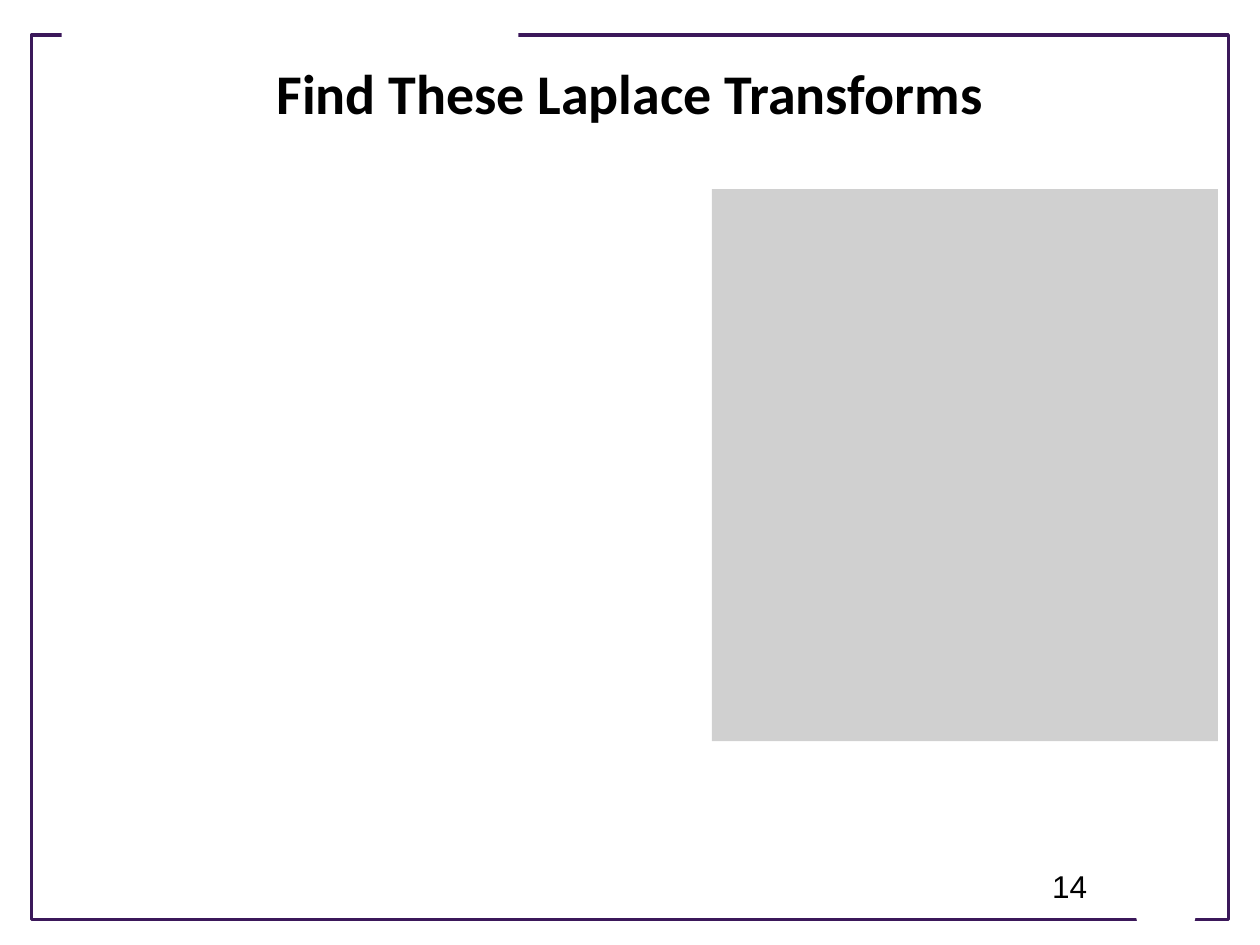
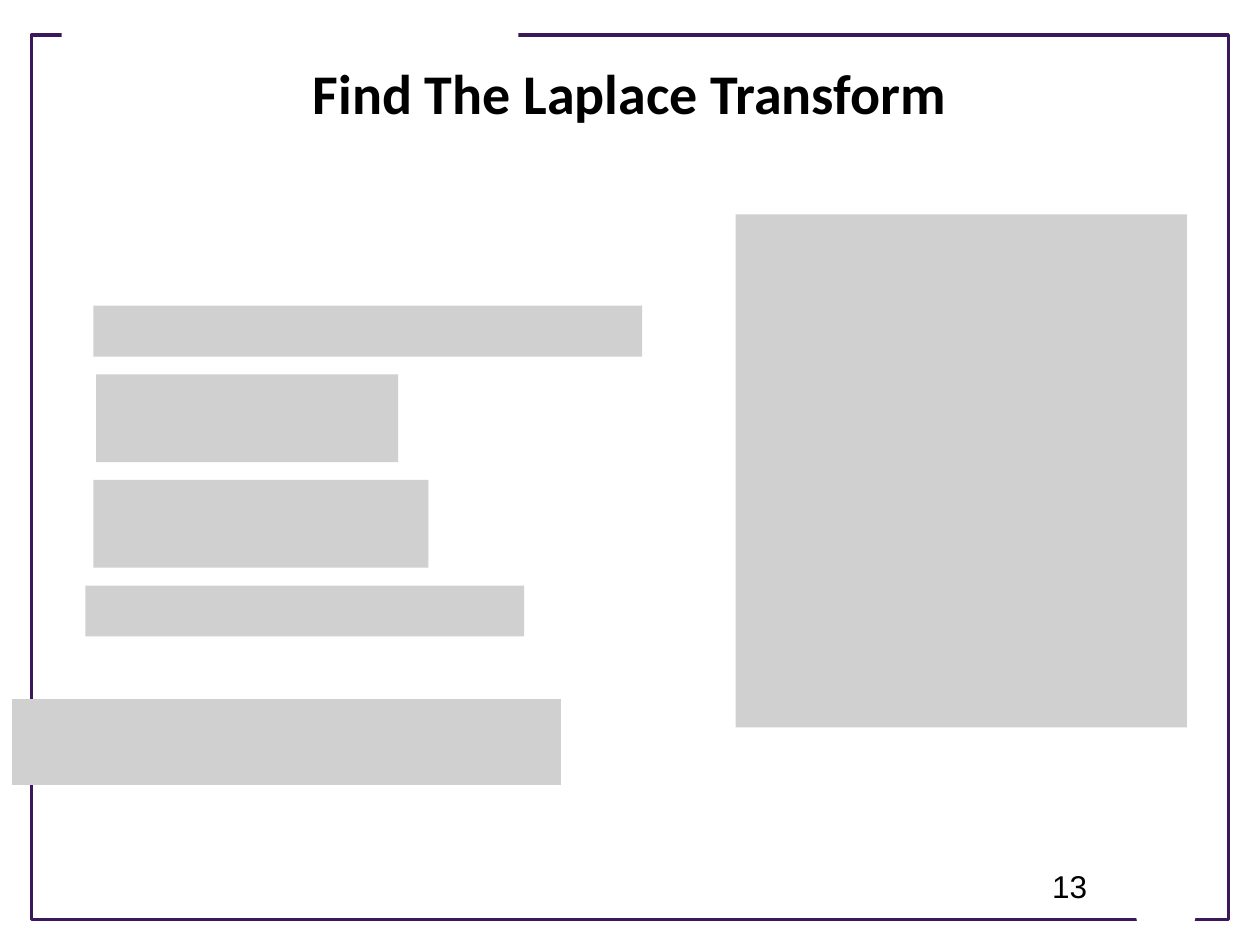
Before and after one commit to joseph-hellerstein/advanced-controls-lectures, a slide deck: slide 13 of short_class_lectures/Lecture_4-LTI_Systems/linear_time_invariant_systems.pptx (slide 14 before the commit). Drawn at 1260x945 pixels with LibreOffice and Linux fonts; fonts in the diff are those of the drawing; grey boxes stand for pictures; background and template pictures are left out. Boxes give left, top, right and bottom in pixels: in the first picture for what was removed or moved away, otherwise in the second. Text is boxed around its words. In the diff, an @@ line names an element or a change of style, - is before the commit and + after.

```diff
--- a/short_class_lectures/Lecture_4-LTI_Systems/linear_time_invariant_systems.pptx
+++ b/short_class_lectures/Lecture_4-LTI_Systems/linear_time_invariant_systems.pptx
@@ title at box(313, 74, 947, 123): text changed @@
-Find These Laplace Transforms
+Find The Laplace Transform
@@ picture: place and size @@
-picture at box(712, 189, 1218, 741)
+picture at box(736, 214, 1187, 727)
@@ picture added at box(93, 306, 641, 357) @@
@@ picture added at box(96, 374, 398, 462) @@
@@ picture added at box(93, 480, 428, 568) @@
@@ picture added at box(86, 586, 524, 636) @@
@@ picture added at box(13, 699, 561, 785) @@
@@ page number at box(1052, 876, 1087, 899): text changed @@
-14
+13
```
Also in this commit, not shown: 10 other slides changed, 3 slides added, 12 slides removed, 1 other file.
